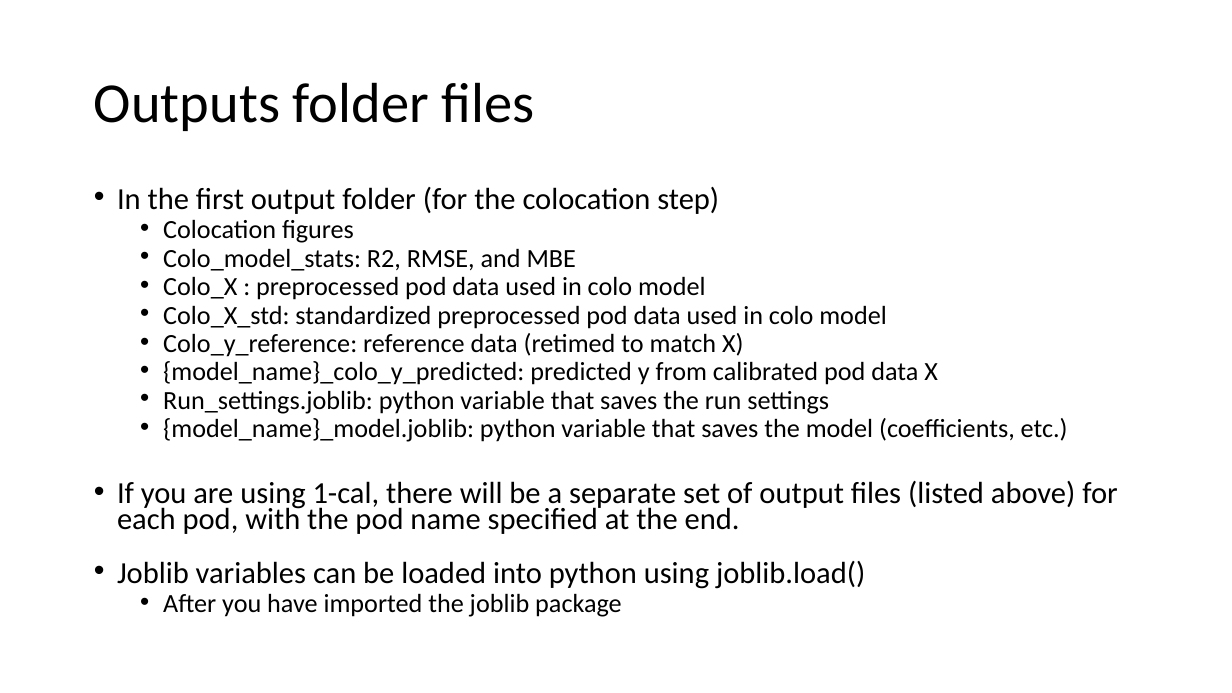
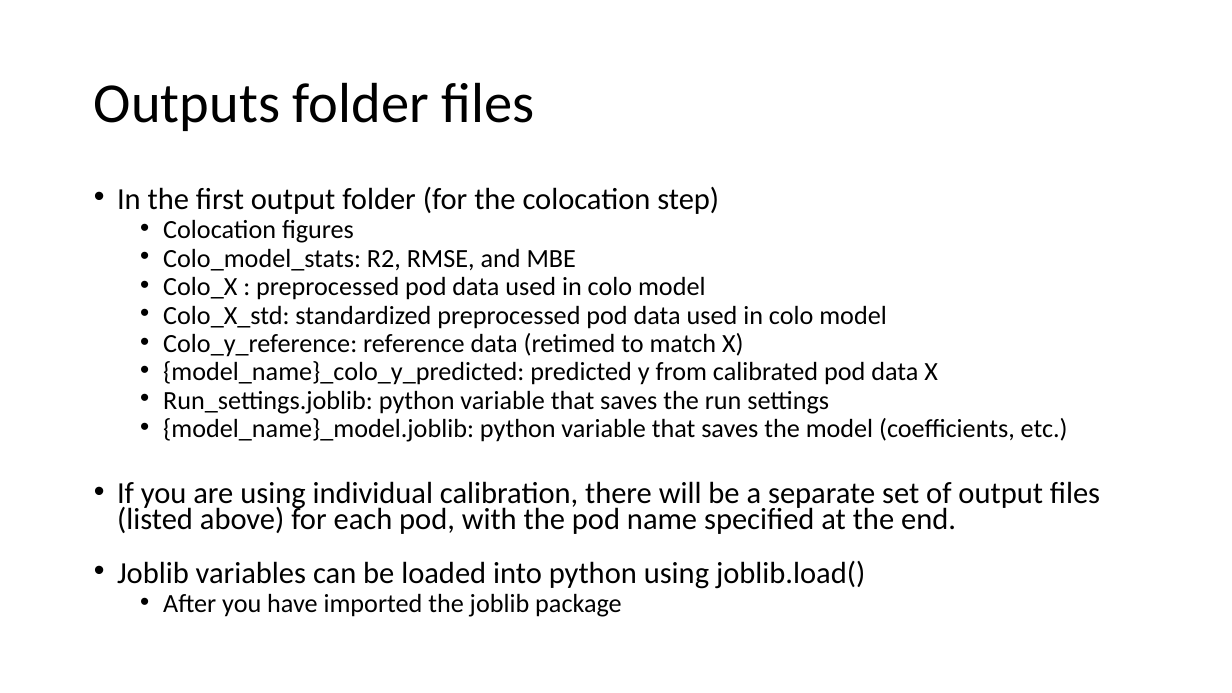
Before and after one commit to cafr1977/MPC_python, a slide deck: slide 38 of Python MPC updated.pptx. Drawn at 1232x693 pixels with LibreOffice and Linux fonts; fonts in the diff are those of the drawing. Boxes give left, top, right and bottom in pixels: in the first picture for what was removed or moved away, otherwise in the second. Text is boxed around its words. In the diff, an @@ line names an element or a change of style, - is before the commit and + after.

```diff
--- a/Python MPC updated.pptx
+++ b/Python MPC updated.pptx
@@ text at (117, 481, 1100, 534): text changed @@
-• If you are using 1-cal, there will be a separate set of output files (listed above) for each pod, with the pod name specified at the end.
+• If you are using individual calibration, there will be a separate set of output files (listed above) for each pod, with the pod name specified at the end.
```
Also in this commit, not shown: 19 other slides changed, 8 other files.
